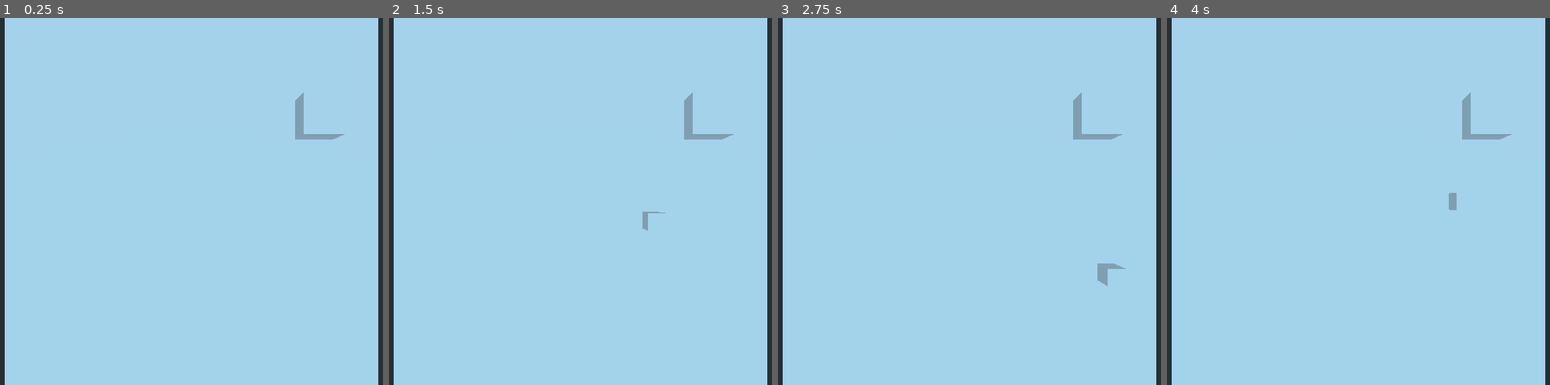
Above: before the commit, frames 1-4 (left to right).
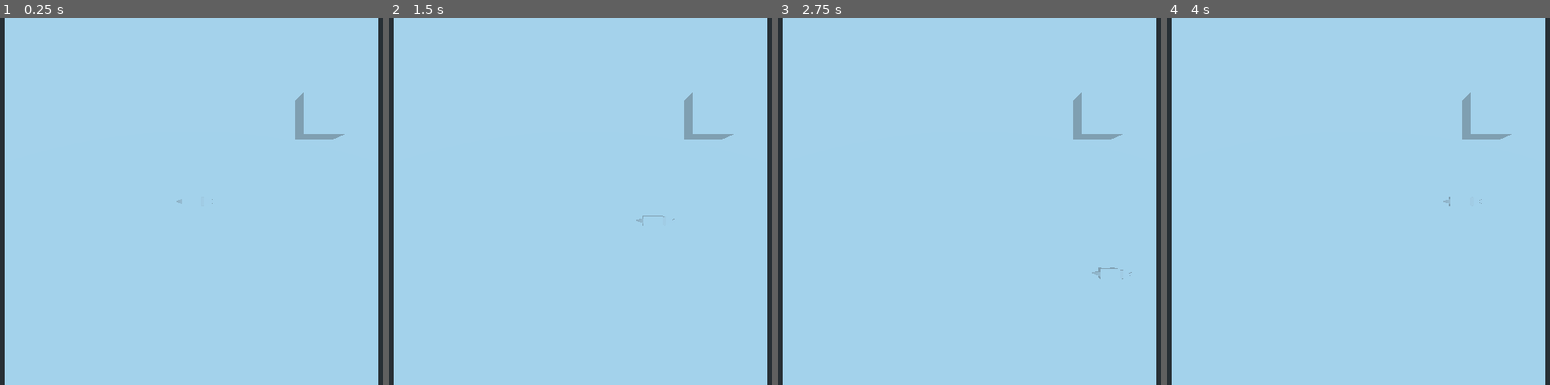
Above: after the commit, the same moments.

Repository: greygraphics/HPI-GameJam-2020.02
Game: Godot game, scene res://Scenes/TestLevel.tscn
The game is run twice, just before and just after one commit, with the same random seed, the same clock (stepped at 60 frames per second) and the same inputs.
Inputs:
- Up to frame 1 (0.25 s): no input
- Up to frame 2 (1.5 s): tap Enter at 0.5 s; hold Right (ui_right) 0.53-1.28 s; hold Down (ui_down) from 1.28 s (still down)
- Up to frame 3 (2.75 s): release Down (ui_down) at 2.03 s; hold Right (ui_right) from 2.03 s (still down)
- Up to frame 4 (4 s): release Right (ui_right) at 2.78 s; hold Up (ui_up) 2.78-3.53 s; hold Left (ui_left) from 3.53 s (still down)

The runs differ from the first frame. In frame 1, less than 0.1% of the frame differs, in the area x 46-56%, y 49-51%; in frame 2, 0.1%; in frame 3, 0.2%, in the area x 81-93%, y 66-74%; in frame 4, 0.1%.

Commit message:
Import Dog

Diff:
--- a/Scenes/Player.tscn
+++ b/Scenes/Player.tscn
@@ -1,12 +1,11 @@
 [gd_scene load_steps=4 format=2]
 
 [ext_resource path="res://Scripts/PlayerController.gd" type="Script" id=1]
+[ext_resource path="res://Objects/Doggo.obj" type="ArrayMesh" id=2]
 
 [sub_resource type="CapsuleShape" id=1]
 radius = 0.457952
 height = 1.83542
-
-[sub_resource type="CubeMesh" id=2]
 
 [node name="Player" type="KinematicBody"]
 script = ExtResource( 1 )
@@ -16,6 +15,6 @@
 shape = SubResource( 1 )
 
 [node name="MeshInstance" type="MeshInstance" parent="."]
-transform = Transform( 0.444664, 0, 0, 0, 1, 0, 0, 0, 0.436014, 0, 1.1237, 0 )
-mesh = SubResource( 2 )
+transform = Transform( 0.01, 0, 0, 0, 0.01, 0, 0, 0, 0.01, 0, 0.706119, 0 )
+mesh = ExtResource( 2 )
 material/0 = null
Not shown, added: Objects/Doggo.obj.import
